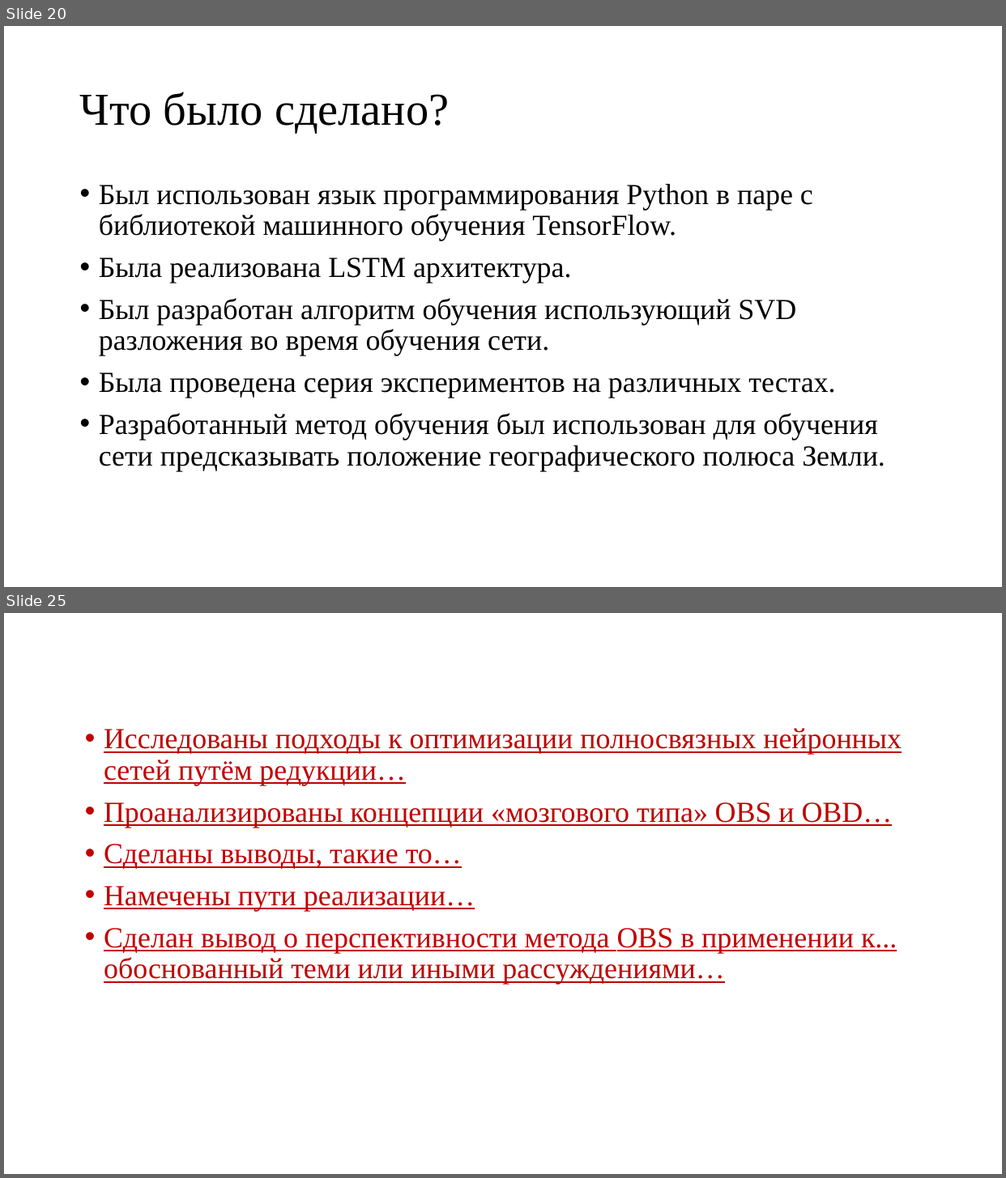
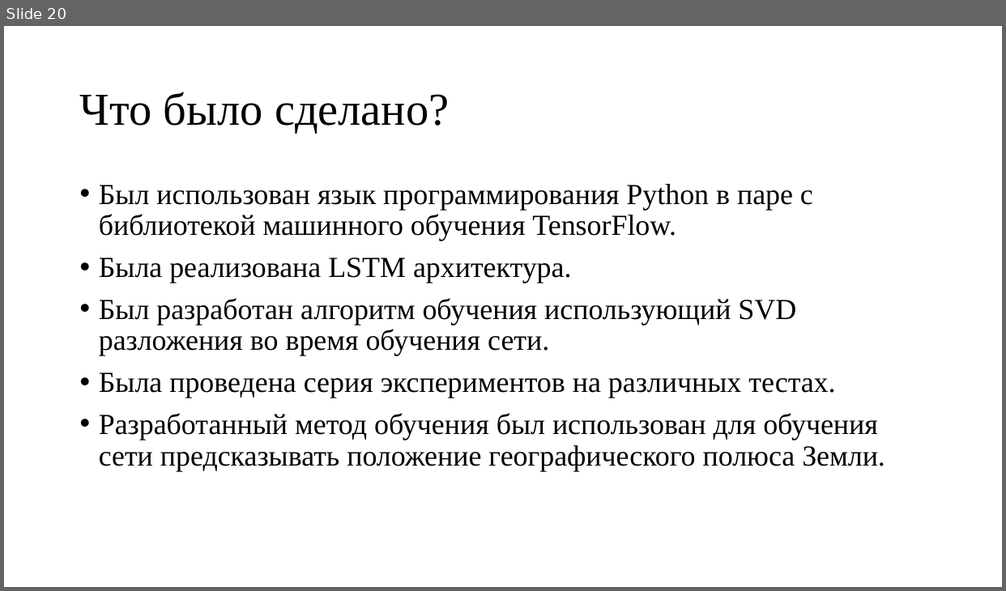
Before and after one commit to sven4500/masters-diploma, a slide deck: Презентация/Пезентация.ppt. Shown one above the other, each under a label of ours: slides 20 and 25 before the commit, slide 20 after it; the slides between them are not shown. The pictures are 1006x1178 and 1006x591 pixels, drawn with LibreOffice and Linux fonts; fonts in the diff are those of the drawing. Boxes give left, top, right and bottom in pixels: in the first picture for what was removed or moved away, otherwise in the second. Text is boxed around its words. In the diff, an @@ line names an element or a change of style, - is before the commit and + after.

```diff
--- a/Презентация/Пезентация.ppt
+++ b/Презентация/Пезентация.ppt
@@ slide 25 removed at [4,613,1002,1174], background #FFFFFF @@
@@ text removed at [104,728,901,985] @@
-• Исследованы подходы к оптимизации полносвязных нейронных сетей путём редукции…
-• Проанализированы концепции «мозгового типа» OBS и OBD…
-• Сделаны выводы, такие то…
-• Намечены пути реализации…
-• Сделан вывод о перспективности метода OBS в применении к... обоснованный теми или иными рассуждениями…
```
Also in this commit, not shown: 2 slides changed, 6 slides added, 4 other slides removed, 3 other files.
